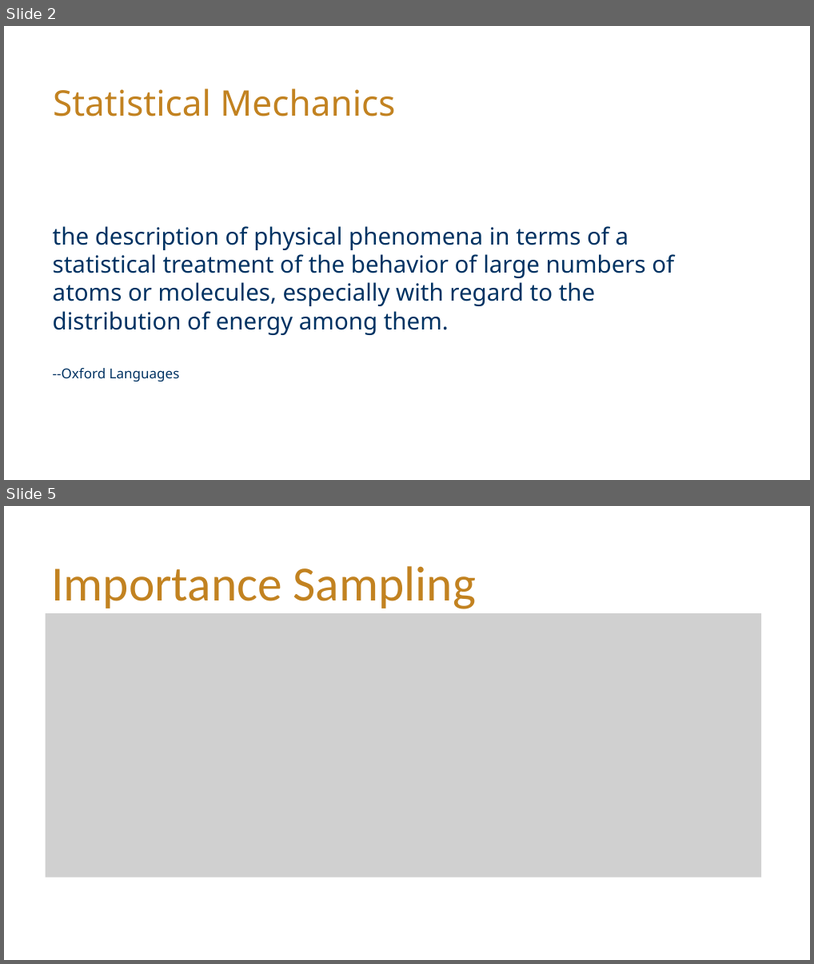
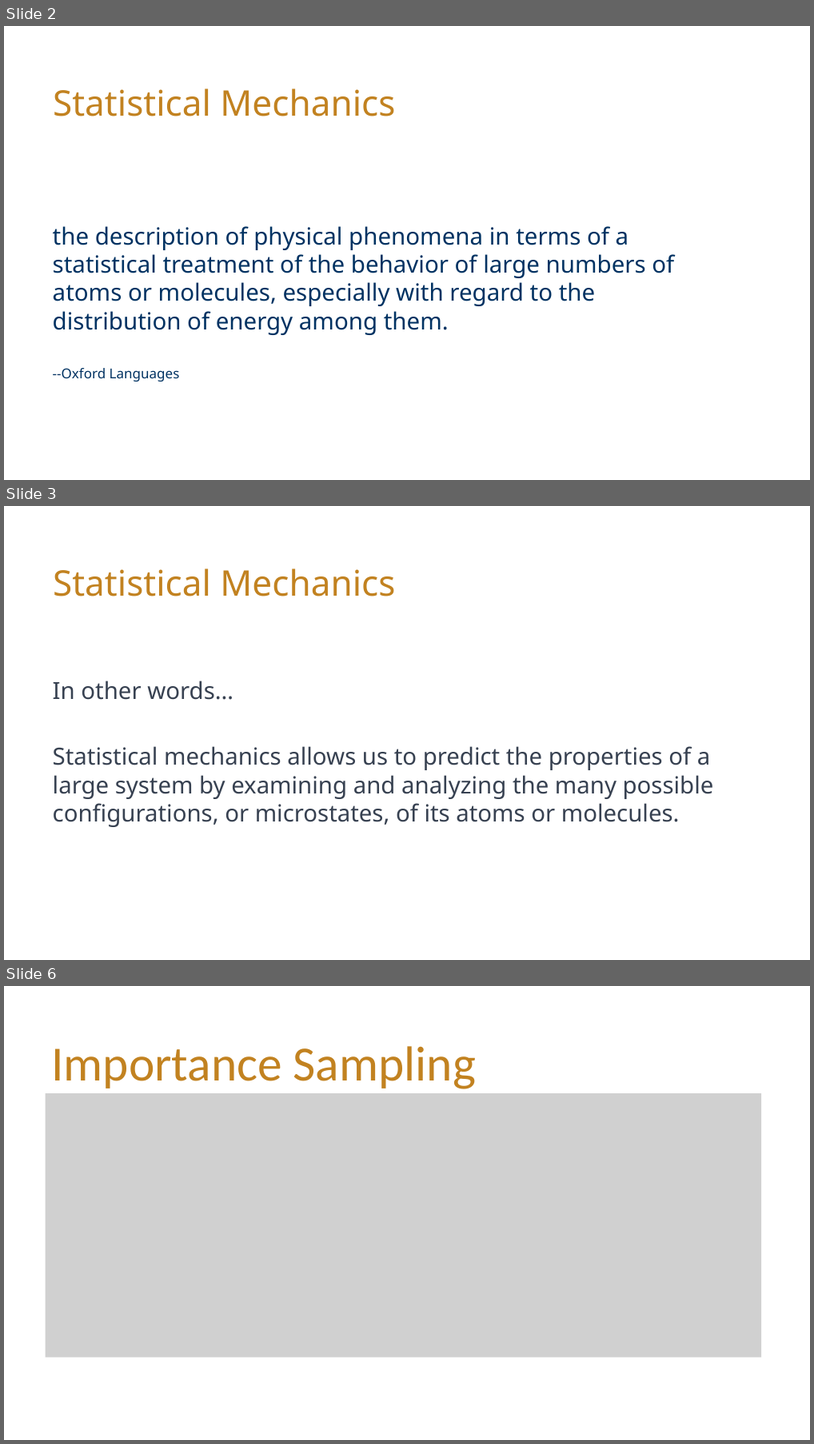
Before and after one commit to msse-chem-280-2024/msse-chem-280-2024.github.io, a slide deck: _files/mc-lj-part2.pptx. Shown one above the other, each under a label of ours: slides 2 and 5 before the commit, slides 2, 3 and 6 after it; the slides between them are not shown. The pictures are 814x964 and 814x1444 pixels, drawn with LibreOffice and Linux fonts; fonts in the diff are those of the drawing; grey boxes stand for pictures; background and template pictures are left out. Boxes give left, top, right and bottom in pixels: in the first picture for what was removed or moved away, otherwise in the second. Text is boxed around its words. In the diff, an @@ line names an element or a change of style, - is before the commit and + after.

```diff
--- a/_files/mc-lj-part2.pptx
+++ b/_files/mc-lj-part2.pptx
@@ slide 3 added at bbox=[4, 506, 810, 960], background #FFFFFF @@
@@ title added at bbox=[53, 568, 395, 596], 42 pt, text #C28220 @@
+Statistical Mechanics
@@ text added at bbox=[53, 680, 714, 827], 28 pt, text #374151 @@
+In other words…
+Statistical mechanics allows us to predict the properties of a large system by examining and analyzing the many possible configurations, or microstates, of its atoms or molecules.
@@ what was slide 5 is now slide 6 @@
```
Also in this commit, not shown: 1 slide changed, 9 other files.
